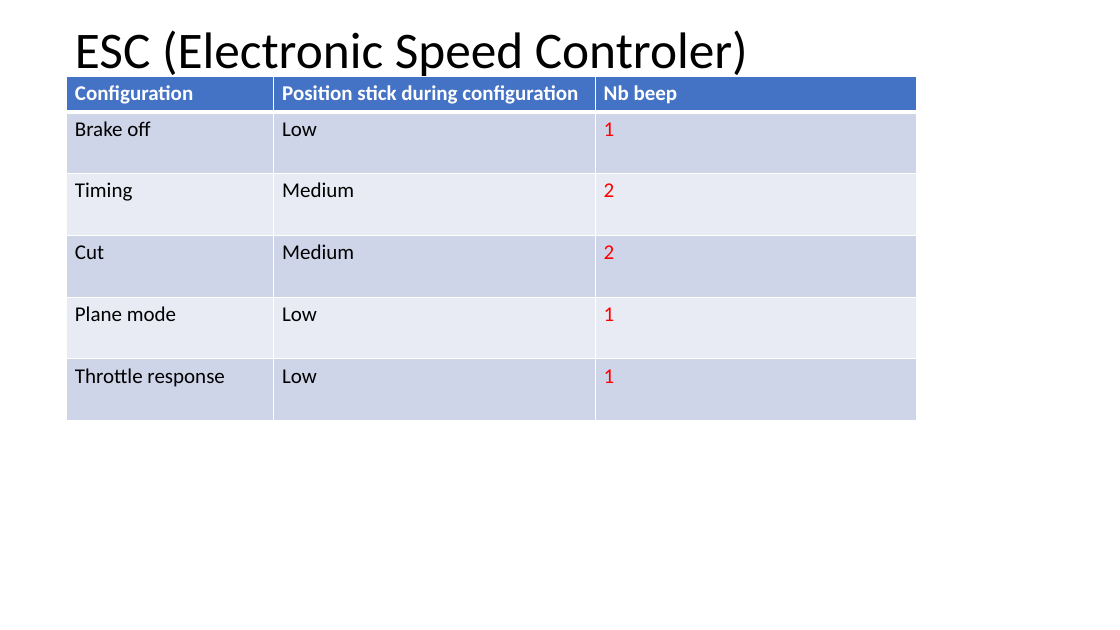
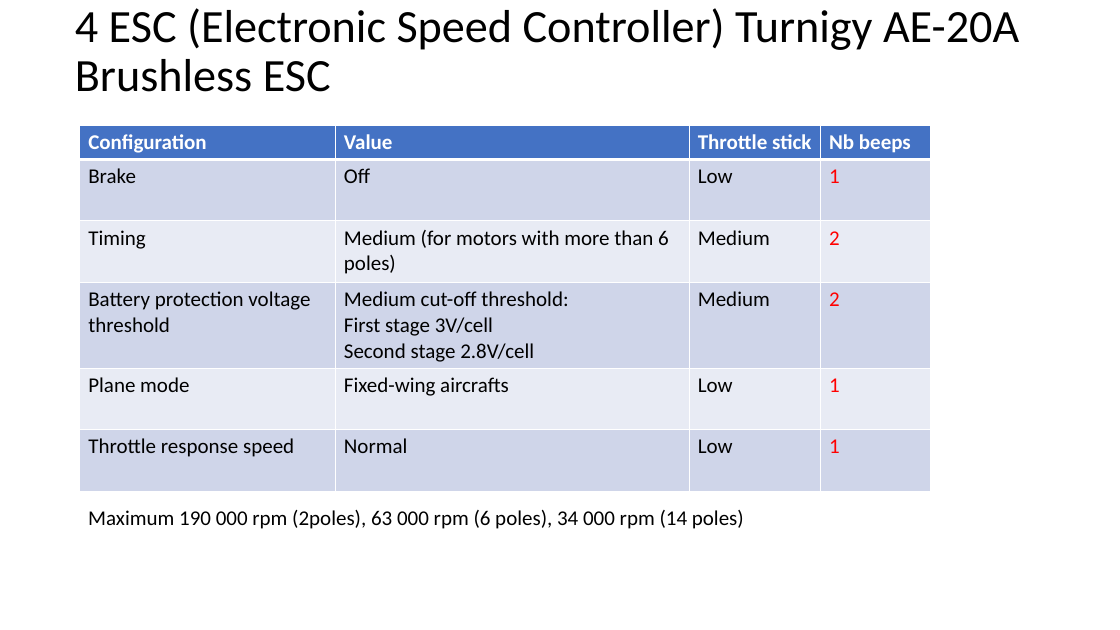
Before and after one commit to RobotEdh/RobotMicroControl, a slide deck: slide 11 of libraries/Diagramm Drone.pptx. Drawn at 1120x630 pixels with LibreOffice and Linux fonts; fonts in the diff are those of the drawing. Boxes give left, top, right and bottom in pixels: in the first picture for what was removed or moved away, otherwise in the second. Text is boxed around its words. In the diff, an @@ line names an element or a change of style, - is before the commit and + after.

```diff
--- a/libraries/Diagramm Drone.pptx
+++ b/libraries/Diagramm Drone.pptx
@@ title at (75, 8, 1019, 92): text changed; size 44 to 39.6 pt @@
-ESC (Electronic Speed Controler)
+4 ESC (Electronic Speed Controller) Turnigy AE-20A Brushless ESC
@@ table at (80, 125, 929, 490) @@
-column 1: Configuration | Brake off | Timing | Cut | Plane mode | Throttle response
-column 2: Position stick during configuration | Low | Medium | Medium | Low | Low
-column 3: Nb beep | 1 | 2 | 2 | 1 | 1
+column 1: Configuration | Brake | Timing | Battery protection voltage threshold | Plane mode | Throttle response speed
+column 2: Value | Off | Medium (for motors with more than 6 poles) | Medium cut-off threshold: / First stage 3V/cell / Second stage 2.8V/cell | Fixed-wing aircrafts | Normal
+column 3: Throttle stick | Low | Medium | Medium | Low | Low
+column 4: Nb beeps | 1 | 2 | 2 | 1 | 1
@@ table: place and size @@
-table at (66, 76, 918, 421)
+table at (80, 125, 929, 490)
@@ text added at (88, 510, 744, 529), 18 pt, text #000000 @@
+Maximum 190 000 rpm (2poles), 63 000 rpm (6 poles), 34 000 rpm (14 poles)
```
Also in this commit, not shown: 2 other slides changed, 1 slide added, 5 other files.
